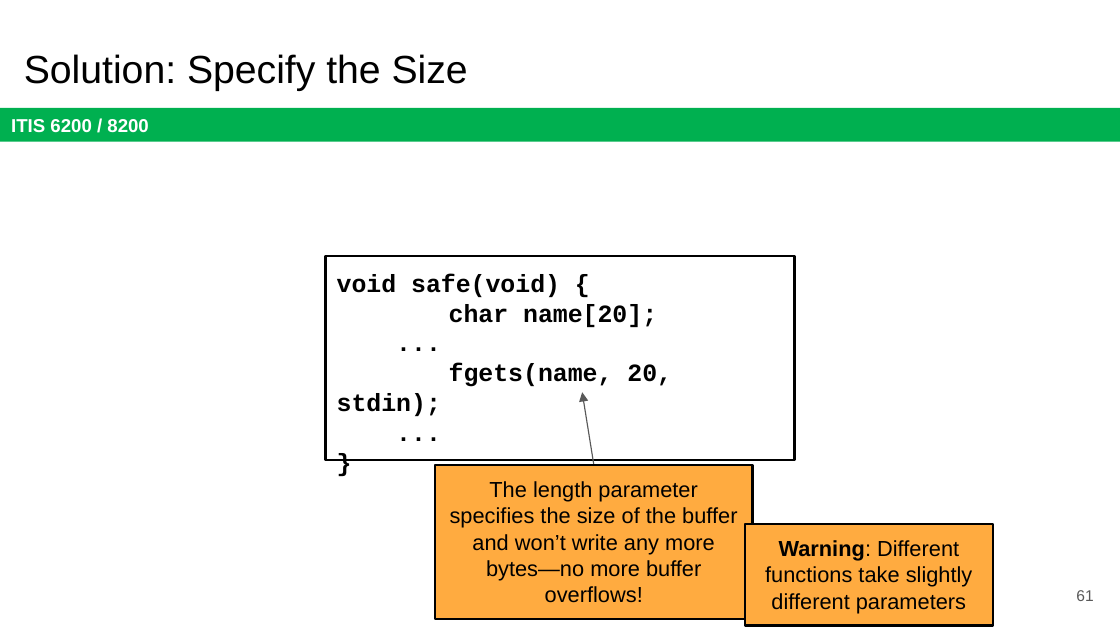
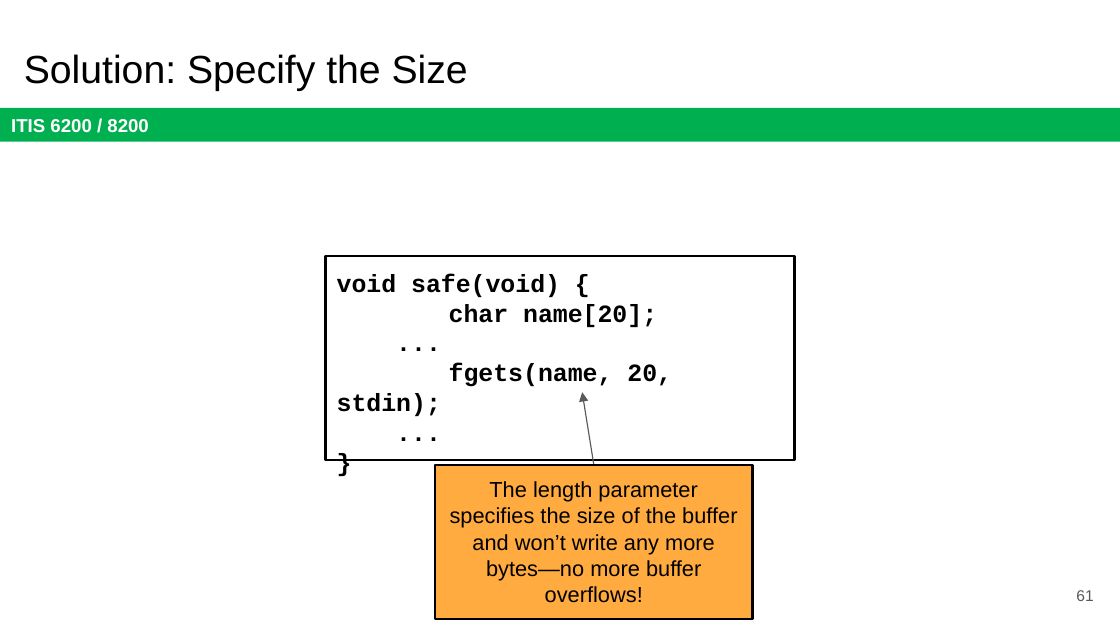
Before and after one commit to jx5c/github.io, a slide deck: slide 61 of teaching/ITIS6200/2023fa/lectures/lec20.Memory Safety Vulnerabilities.pptx. Drawn at 1120x630 pixels with LibreOffice and Linux fonts; fonts in the diff are those of the drawing. Boxes give left, top, right and bottom in pixels: in the first picture for what was removed or moved away, otherwise in the second. Text is boxed around its words. In the diff, an @@ line names an element or a change of style, - is before the commit and + after.

```diff
--- a/teaching/ITIS6200/2023fa/lectures/lec20.Memory Safety Vulnerabilities.pptx
+++ b/teaching/ITIS6200/2023fa/lectures/lec20.Memory Safety Vulnerabilities.pptx
@@ rectangle removed at (745, 524, 993, 626) @@
-Warning: Different functions take slightly different parameters
```
Also in this commit, not shown: 14 other slides changed, 1 slide removed, 4 other files.
